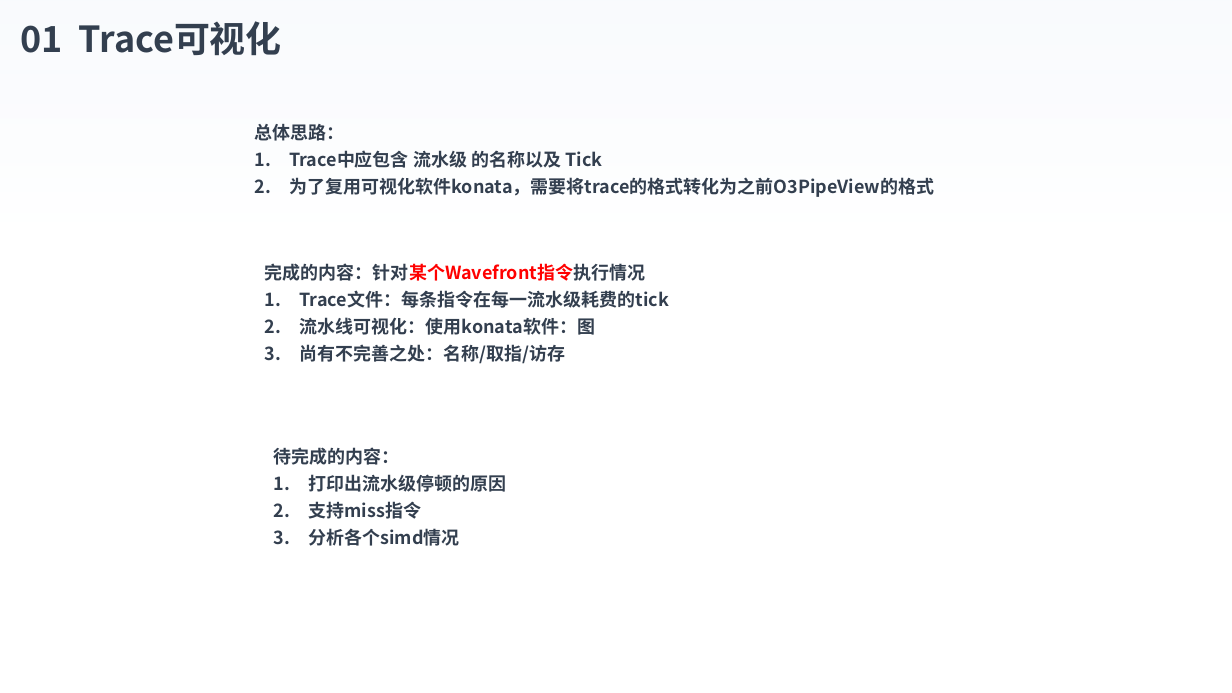
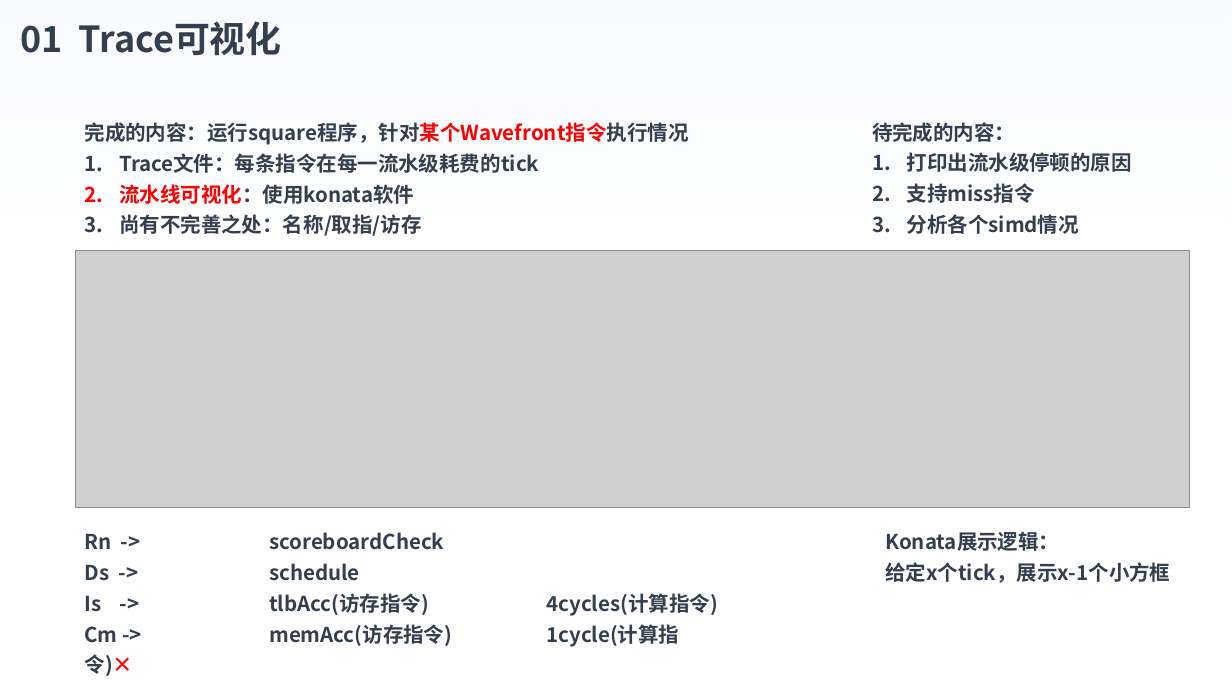
Before and after one commit to luot-ai/workspace, a slide deck: slide 2 of AA/gpu/GEM5/PPT/Gem5-GPU_4.pptx. Drawn at 1232x693 pixels with LibreOffice and Linux fonts; fonts in the diff are those of the drawing; grey boxes stand for pictures; background and template pictures are left out. Boxes give left, top, right and bottom in pixels: in the first picture for what was removed or moved away, otherwise in the second. Text is boxed around its words. In the diff, an @@ line names an element or a change of style, - is before the commit and + after.

```diff
--- a/AA/gpu/GEM5/PPT/Gem5-GPU_4.pptx
+++ b/AA/gpu/GEM5/PPT/Gem5-GPU_4.pptx
@@ text "完成的内容：运行square程序，针对某个Wavefront指令执行情况": place and size @@
-text "完成的内容：运行square程序，针对某个Wavefront指令执行情况" at (265, 263, 669, 364)
+text "完成的内容：运行square程序，针对某个Wavefront指令执行情况" at (85, 122, 689, 236)
@@ text "待完成的内容：": place and size @@
-text "待完成的内容：" at (274, 447, 507, 546)
+text "待完成的内容：" at (872, 122, 1132, 234)
@@ text "待完成的内容：" at (872, 122, 1132, 234): size 14 to 16 pt @@
@@ text at (85, 122, 689, 145): text changed; size 14 to 16 pt; text colour #FF0000 to #333F50 @@
-完成的内容：针对某个Wavefront指令执行情况
+完成的内容：运行square程序，针对某个Wavefront指令执行情况
@@ text removed at (255, 124, 934, 197) @@
-总体思路：
-1. Trace中应包含 流水级 的名称以及 Tick
-2. 为了复用可视化软件konata，需要将trace的格式转化为之前O3PipeView的格式
@@ text at (119, 153, 539, 236): size 14 to 16 pt in "Trace文件：每条指令在每一流水级耗费的tick", "尚有不完善之处：名称/取指/访存" @@
@@ text at (119, 184, 414, 204): text changed; size 14 to 16 pt @@
-2. 流水线可视化：使用konata软件：图
+2. 流水线可视化：使用konata软件
@@ picture added at (76, 250, 1189, 508) @@
@@ text added at (85, 532, 718, 647), 16 pt, text #333F50, bold @@
+Rn -> scoreboardCheck
+Ds -> schedule
+Is -> tlbAcc(访存指令) 4cycles(计算指令)
+Cm -> memAcc(访存指令) 1cycle(计算指令)×
@@ text added at (885, 531, 1170, 583), 16 pt, text #333F50, bold @@
+Konata展示逻辑：
+给定x个tick，展示x-1个小方框
```
Also in this commit, not shown: 13 slides added, 21 slides removed, 2 other files.
